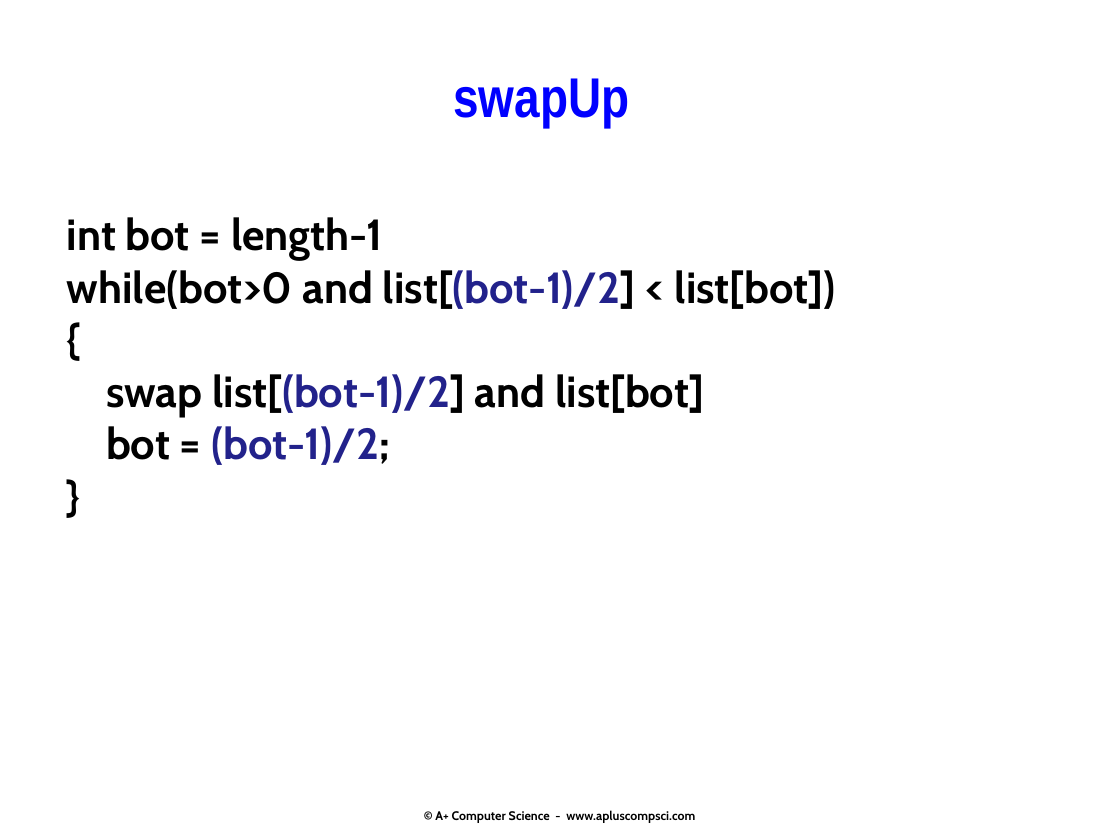
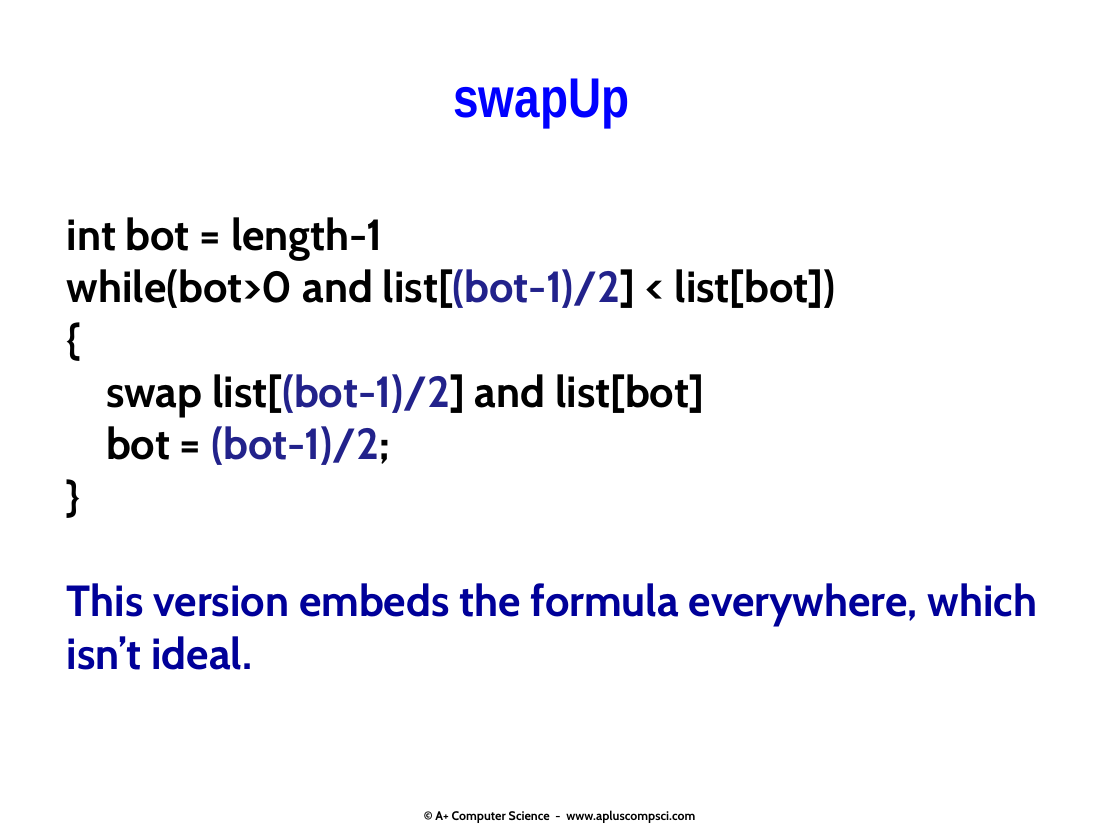
Before and after one commit to Cy-FairCS/cs3, a slide deck: slide 24 of u08c_heaps/notes/_a.heaps.pptx (slide 23 before the commit). Drawn at 1120x840 pixels with LibreOffice and Linux fonts; fonts in the diff are those of the drawing. Boxes give left, top, right and bottom in pixels: in the first picture for what was removed or moved away, otherwise in the second. Text is boxed around its words. In the diff, an @@ line names an element or a change of style, - is before the commit and + after.

```diff
--- a/u08c_heaps/notes/_a.heaps.pptx
+++ b/u08c_heaps/notes/_a.heaps.pptx
@@ text at bbox=[67, 583, 1037, 670]: paragraph added @@
+This version embeds the formula everywhere, which isn’t ideal.
```
Also in this commit, not shown: 3 other slides changed, 2 slides added, 2 other files.
